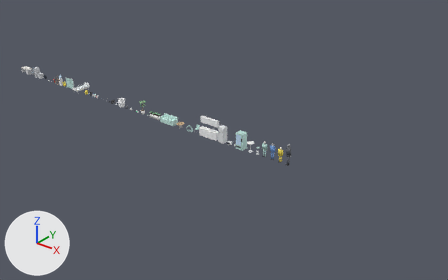
The Blender file SourceArt/Blender/OfficeProps.blend as it was, and as the next commit left it.
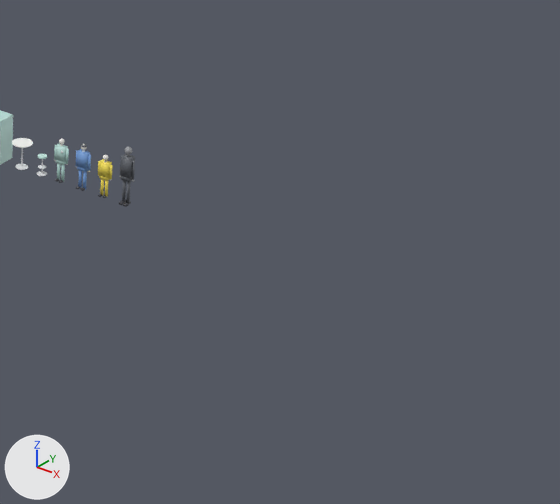
Each version is shown whole from a camera (50 mm lens) standing at (74.5, -47.6, 29.8) and looking at (34.5, 2.4, -1.2), then close up on the part from 54% to 99% of the width and 33% to 98% of the height. The lights are fixed; the arrows at lower left show +X, +Y and +Z. The older version's two pictures come first.

In view in the first close-up: 'SM_Stalker', 'SM_VendingMachine' and 5 more.
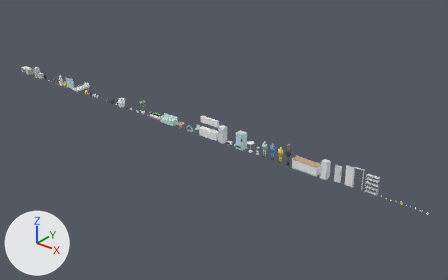
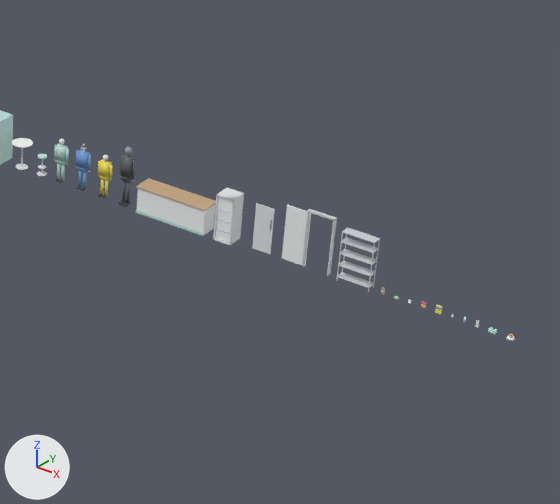
Location of each change, [x1, y1, x2, y2] in pixels of the close-ups (560 x 504 px):
'SM_ReceptionDesk', added
    after: [136, 178, 216, 236]
'SM_FridgeBody', added
    after: [213, 187, 244, 245]
'SM_UtilityShelf', added
    after: [336, 227, 380, 292]
'SM_Door', added
    after: [282, 205, 311, 266]
'SM_FridgeDoor', added
    after: [252, 203, 275, 254]
'SM_DoorFrame', added
    after: [302, 209, 337, 276]
'SM_SnackBox', added
    after: [435, 305, 443, 314]
'SM_FruitBowl', added
    after: [506, 334, 515, 341]
'SM_LunchBox', added
    after: [488, 327, 497, 334]

The change, as a list of edits to the scene's bpy script:
```text
Add ob_sm_fruitbowl:
    ob_sm_fruitbowl = bpy.data.objects.new('SM_FruitBowl', me_sm_fruitbowl)  # a UV sphere (12 segments, 6 rings, poles along z) spanning x 0.0..0.08, y -0.04..0.04, z 0.05..0.13, material slot 1; a 24-sided cut cone along z (radius 0.14 at the low end, 0.1 at the high end) spanning x -0.14..0.14, y -0.14..0.14, z 0.0..0.07, material slot 0; a UV sphere (12 segments, 6 rings, poles along z) spanning x -0.08..0.0, y -0.01..0.07, z 0.07..0.15, material slot 2; a UV sphere (12 segments, 6 rings, poles along z) spanning x -0.04..0.04, y -0.09..-0.01, z 0.05..0.13, material slot 3; a UV sphere (12 segments, 6 rings, poles along z) spanning x -0.07..0.01, y -0.06..0.02, z 0.07..0.15, material slot 1; a UV sphere (12 segments, 6 rings, poles along z) spanning x -0.02..0.06, y 0.01..0.09, z 0.05..0.13, material slot 2; in mat_m_ceramic (white #f7f7f3), mat_m_binderred (pink #e17c81), mat_m_yellow (yellow #f9e559), mat_m_leaflight (green #aadaa0)
    ob_sm_fruitbowl.location = (59.37, 0.0, 0.0)
Add ob_sm_lunchbox:
    ob_sm_lunchbox = bpy.data.objects.new('SM_LunchBox', me_sm_lunchbox)  # a box spanning x -0.12..0.12, y -0.08..0.08, z 0.0..0.1, material slot 0; a box spanning x -0.04..0.04, y -0.01..0.01, z 0.1..0.12, material slot 1; a box spanning x -0.05..0.05, y -0.082..-0.08, z 0.03..0.07, material slot 2; in mat_m_bindermint (cyan #b3e5da), mat_m_plasticblack (dark grey #3f3f45), mat_m_paper (white #fcfcf9); modifiers BEVEL
    ob_sm_lunchbox.location = (58.76, 0.0, 0.0)
Add ob_sm_snackbox:
    ob_sm_snackbox = bpy.data.objects.new('SM_SnackBox', me_sm_snackbox)  # a box spanning x -0.1..0.1, y -0.035..0.035, z 0.0..0.28, material slot 0; a box spanning x -0.1..0.1, y -0.036..0.036, z 0.16..0.24, material slot 1; in mat_m_yellow (yellow #f9e559), mat_m_binderblue (blue #76a0da); modifiers BEVEL
    ob_sm_snackbox.location = (56.91, 0.0, 0.0)
Add ob_sm_utilityshelf:
    ob_sm_utilityshelf = bpy.data.objects.new('SM_UtilityShelf', me_sm_utilityshelf)  # 72 vertices, 54 faces; spans x -0.6..0.6, y -0.2..0.2, z 0.0..1.9; in mat_m_metallight (light grey #ced1d6); modifiers BEVEL
    ob_sm_utilityshelf.location = (53.93, 0.0, 0.0)
Add ob_sm_doorframe:
    ob_sm_doorframe = bpy.data.objects.new('SM_DoorFrame', me_sm_doorframe)  # a box spanning x -0.51..-0.45, y -0.08..0.08, z 0.0..2.16; a box spanning x 0.45..0.51, y -0.08..0.08, z 0.0..2.16; a box spanning x -0.51..0.51, y -0.08..0.08, z 2.13..2.19; in mat_m_metallight (light grey #ced1d6); modifiers BEVEL
    ob_sm_doorframe.location = (52.47, 0.0, 0.0)
Add ob_sm_door:
    ob_sm_door = bpy.data.objects.new('SM_Door', me_sm_door)  # 32 vertices, 24 faces; spans x 0.0..0.9, y -0.07..0.07, z 0.0..2.1; in mat_m_plasticwhite (white #f3f5f6), mat_m_metallight (light grey #ced1d6), mat_m_paper (white #fcfcf9); modifiers BEVEL
    ob_sm_door.location = (51.16, 0.0, 0.0)
Add ob_sm_fridgedoor:
    ob_sm_fridgedoor = bpy.data.objects.new('SM_FridgeDoor', me_sm_fridgedoor)  # a box spanning x 0.0..0.7, y -0.05..0.0, z 0.01..1.79, material slot 0; a box spanning x 0.63..0.65, y -0.08..-0.05, z 0.95..1.35, material slot 1; a box spanning x 0.05..0.65, y 0.01..0.09, z 0.47..0.53, material slot 2; a box spanning x 0.05..0.65, y 0.01..0.09, z 0.87..0.93, material slot 2; a box spanning x 0.05..0.65, y 0.01..0.09, z 1.27..1.33, material slot 2; in mat_m_steel (white #e1e3e6), mat_m_metaldark (dark grey #61656c), mat_m_plasticwhite (white #f3f5f6); modifiers BEVEL
    ob_sm_fridgedoor.location = (50.01, 0.0, 0.0)
Add ob_sm_fridgebody:
    ob_sm_fridgebody = bpy.data.objects.new('SM_FridgeBody', me_sm_fridgebody)  # 68 vertices, 60 faces; spans x -0.35..0.35, y -0.35..0.35, z 0.0..1.8; in mat_m_steel (white #e1e3e6), mat_m_plasticwhite (white #f3f5f6), mat_m_glass (blue #c4e1f9); modifiers BEVEL
    ob_sm_fridgebody.location = (48.95, 0.0, 0.0)
Add ob_sm_receptiondesk:
    ob_sm_receptiondesk = bpy.data.objects.new('SM_ReceptionDesk', me_sm_receptiondesk)  # a box spanning x -1.4..1.4, y -0.38..0.38, z 0.0..1.05, material slot 0; a box spanning x -1.45..1.45, y -0.42..0.42, z 1.05..1.09, material slot 1; a box spanning x -1.2..1.2, y -0.1..0.4, z 0.74..0.78, material slot 2; a box spanning x -1.41..1.41, y -0.4..-0.38, z 0.02..0.14, material slot 3; in mat_m_plasticwhite (white #f3f5f6), mat_m_wood (beige #c4a681), mat_m_desktop (white #eae7e2), mat_m_fabricmint (cyan #bce1da); modifiers BEVEL
    ob_sm_receptiondesk.location = (46.8, 0.0, 0.0)
```
